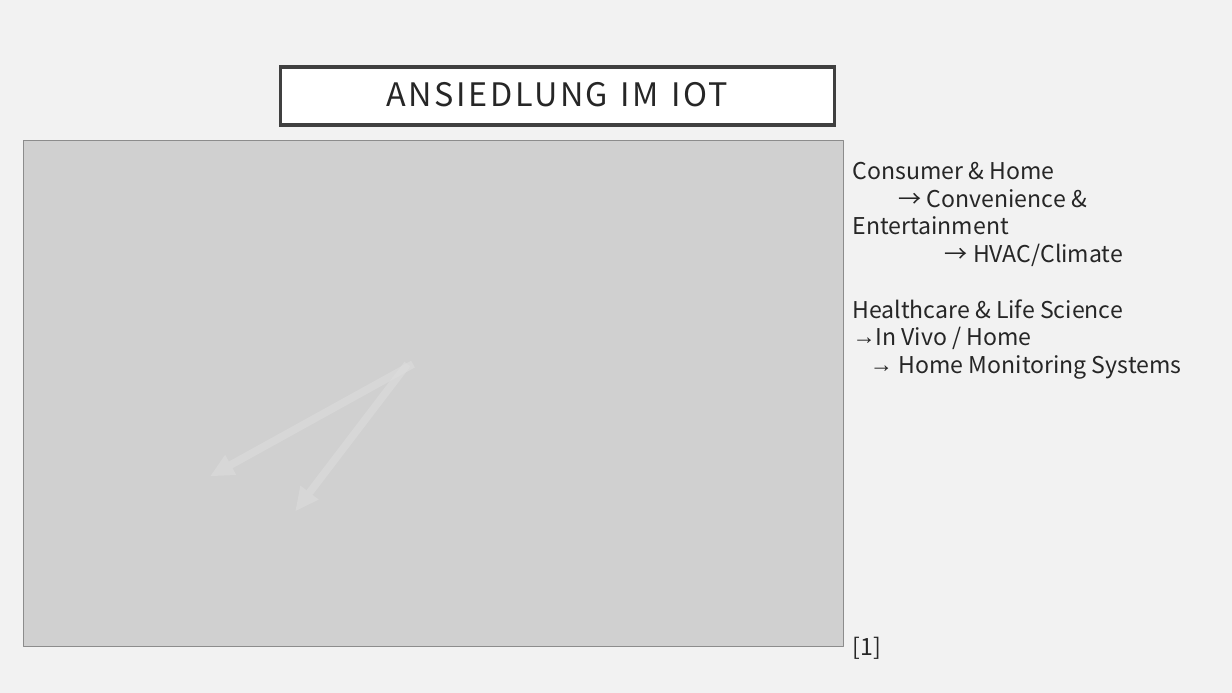
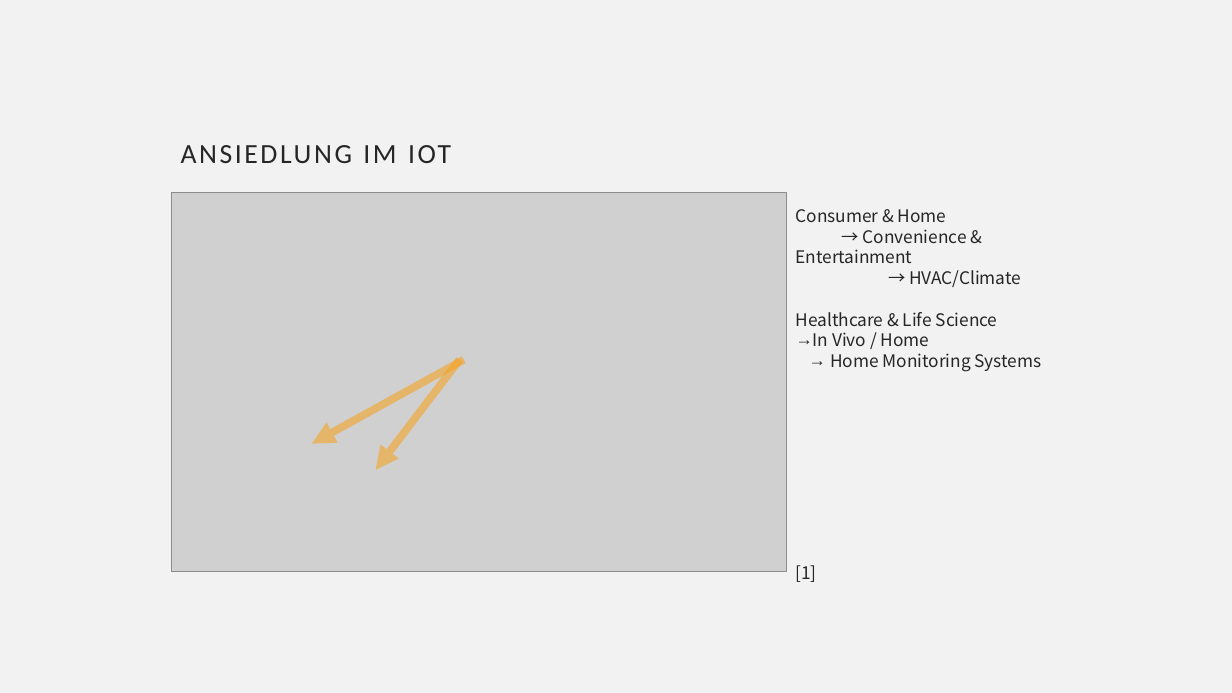
Before and after one commit to ProjektlaborEmbeddedSecurity/Presentation, a slide deck: slide 4 of PES.pptx. Drawn at 1232x693 pixels with LibreOffice and Linux fonts; fonts in the diff are those of the drawing; grey boxes stand for pictures; background and template pictures are left out. Boxes give left, top, right and bottom in pixels: in the first picture for what was removed or moved away, otherwise in the second. Text is boxed around its words. In the diff, an @@ line names an element or a change of style, - is before the commit and + after.

Commit message:
Ultraschallsensor Resize
Ultraschallsensor hinzugefügt, auf 3:4 geändert, layout verbessert

```diff
--- a/PES.pptx
+++ b/PES.pptx
@@ title "ANSIEDLUNG IM IOT": place and size @@
-title "ANSIEDLUNG IM IOT" at bbox=[281, 67, 835, 125]
+title "ANSIEDLUNG IM IOT" at bbox=[181, 145, 451, 163]
@@ title "ANSIEDLUNG IM IOT" at bbox=[181, 145, 451, 163]: size 25.2 to 21.6 pt, font Noto Sans CJK JP to Calibri; alignment centre to left; fill #FFFFFF to none; outline #404040 2.5 pt to none @@
@@ picture: place and size @@
-picture at bbox=[23, 140, 844, 647]
+picture at bbox=[171, 192, 787, 572]
@@ text "Consumer & Home": place and size @@
-text "Consumer & Home" at bbox=[853, 162, 1181, 379]
+text "Consumer & Home" at bbox=[796, 209, 1042, 372]
@@ text "Consumer & Home" at bbox=[796, 209, 1042, 372]: size 18 to 13.5 pt; indent changed @@
@@ arrow moved from (413, 364) - (211, 476) to (464, 360) - (312, 444) @@
@@ arrow (464, 360) - (312, 444): stroke #DDDDDD 6 pt to #F6A21D 6 pt @@
@@ arrow moved from (408, 364) - (296, 511) to (459, 360) - (376, 470) @@
@@ arrow (459, 360) - (376, 470): stroke #DDDDDD 6 pt to #F6A21D 6 pt @@
@@ text "[1]": place and size @@
-text "[1]" at bbox=[852, 636, 880, 659]
+text "[1]" at bbox=[796, 565, 817, 582]
@@ text "[1]" at bbox=[796, 565, 817, 582]: size 18 to 13.5 pt @@
```
Also in this commit, not shown: 25 other slides changed, 3 slides added.
